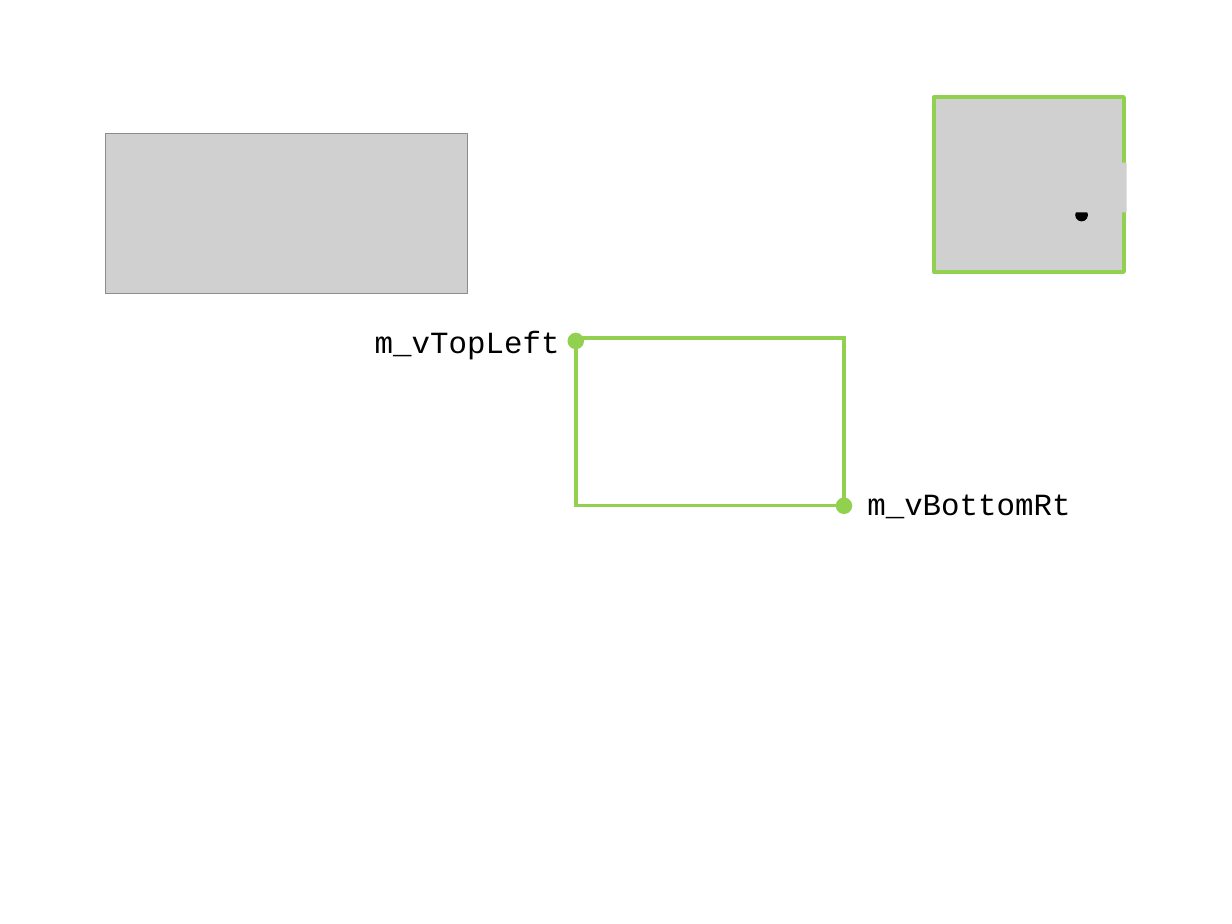
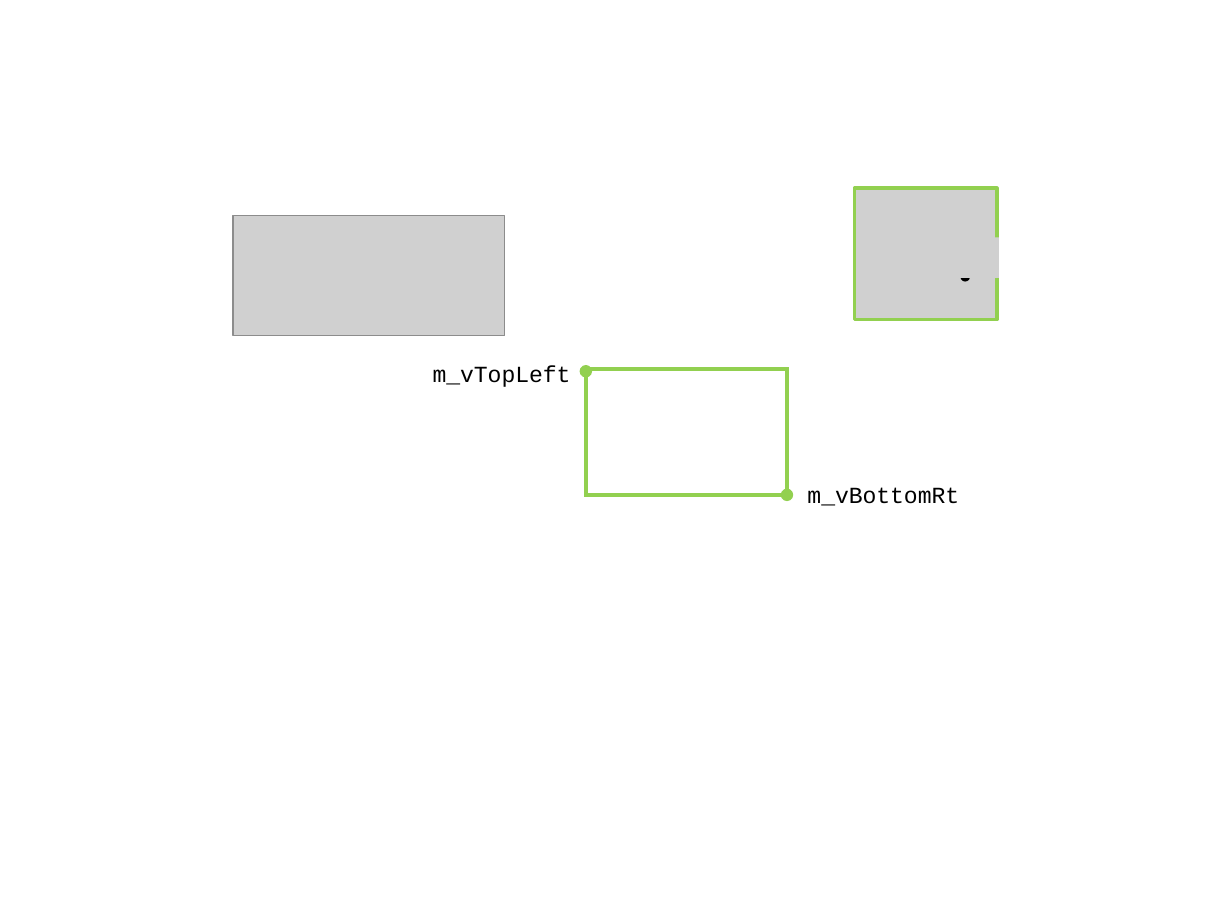
Before and after one commit to Ian-Parberry/sage-docs, a slide deck: slide 1 of Doxygen/physics/2. Shapes Library/figures.pptx. Drawn at 1232x924 pixels with LibreOffice and Linux fonts; fonts in the diff are those of the drawing; grey boxes stand for pictures. Boxes give left, top, right and bottom in pixels: in the first picture for what was removed or moved away, otherwise in the second. Text is boxed around its words. In the diff, an @@ line names an element or a change of style, - is before the commit and + after.

```diff
--- a/Doxygen/physics/2. Shapes Library/figures.pptx
+++ b/Doxygen/physics/2. Shapes Library/figures.pptx
@@ picture removed at (x1=1069, y1=163, x2=1126, y2=212) @@
@@ picture resized from (x1=934, y1=97, x2=1124, y2=272) to (x1=855, y1=188, x2=998, y2=320) @@
@@ picture resized from (x1=106, y1=134, x2=468, y2=294) to (x1=233, y1=216, x2=505, y2=336) @@
@@ picture added at (x1=956, y1=238, x2=999, y2=278) @@
@@ ellipse moved from (x1=1076, y1=208, x2=1088, y2=221) to (x1=961, y1=272, x2=971, y2=282) @@
@@ text "m_vTopLeft" moved from (x1=375, y1=331, x2=560, y2=360) to (x1=433, y1=365, x2=571, y2=387) @@
@@ text "m_vTopLeft" at (x1=433, y1=365, x2=571, y2=387): size 18 to 13.5 pt @@
@@ ellipse resized from (x1=568, y1=333, x2=585, y2=350) to (x1=579, y1=365, x2=591, y2=377) @@
@@ rectangle resized from (x1=575, y1=339, x2=844, y2=506) to (x1=586, y1=370, x2=787, y2=495) @@
@@ text "m_vBottomRt" at (x1=807, y1=487, x2=959, y2=506): size 18 to 13.5 pt @@
@@ text "m_vBottomRt" moved from (x1=867, y1=494, x2=1070, y2=519) to (x1=807, y1=487, x2=959, y2=506) @@
@@ ellipse resized from (x1=835, y1=498, x2=853, y2=515) to (x1=781, y1=489, x2=793, y2=501) @@
```
Also in this commit, not shown: 1 slide added, 1 slide removed, 35 other files.
